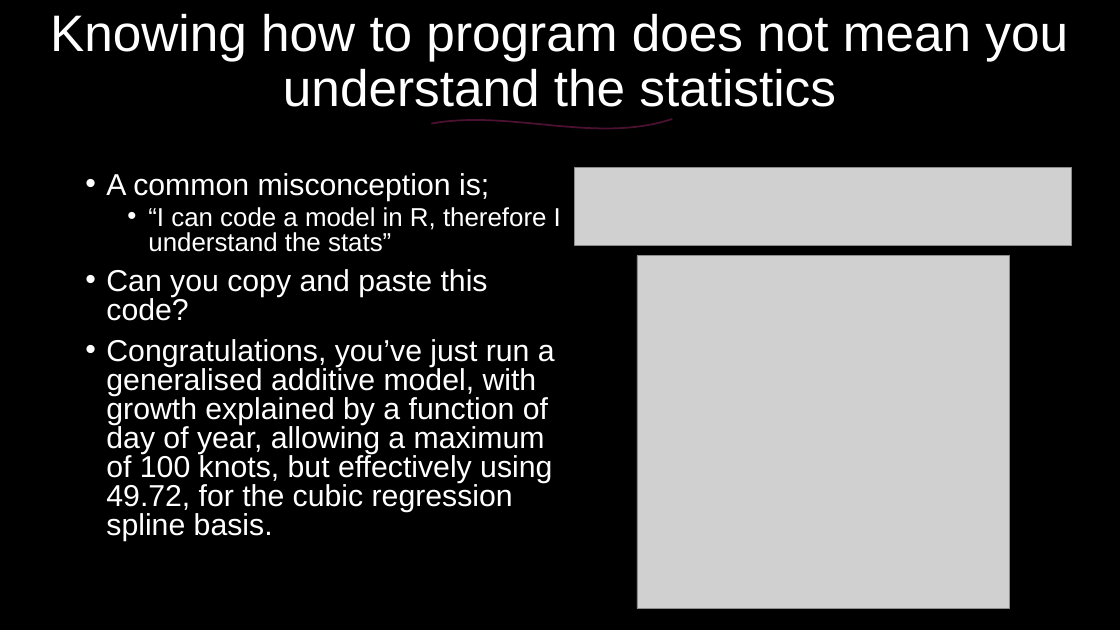
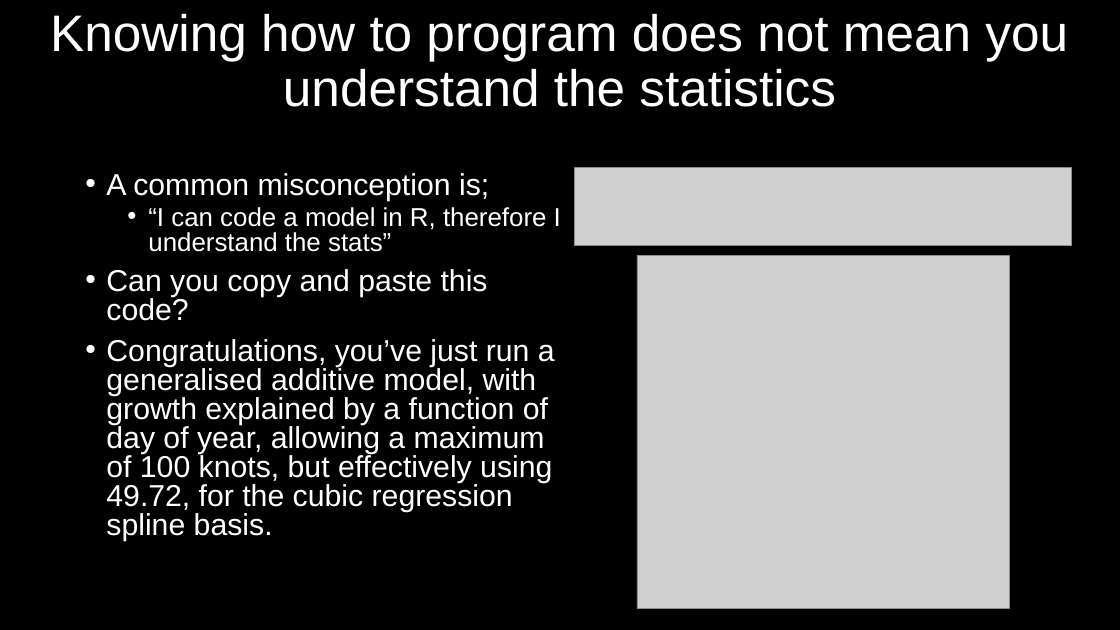
Before and after one commit to DeonRoos/stats-for-biologists, a slide deck: slide 3 of Lectures/Lecture 02.2 - R.pptx. Drawn at 1120x630 pixels with LibreOffice and Linux fonts; fonts in the diff are those of the drawing; grey boxes stand for pictures. Boxes give left, top, right and bottom in pixels: in the first picture for what was removed or moved away, otherwise in the second. Text is boxed around its words. In the diff, an @@ line names an element or a change of style, - is before the commit and + after.

```diff
--- a/Lectures/Lecture 02.2 - R.pptx
+++ b/Lectures/Lecture 02.2 - R.pptx
@@ freeform shape removed at <box>432,119,673,129</box> @@
```
Also in this commit, not shown: 1 other slide changed, 5 other files.
